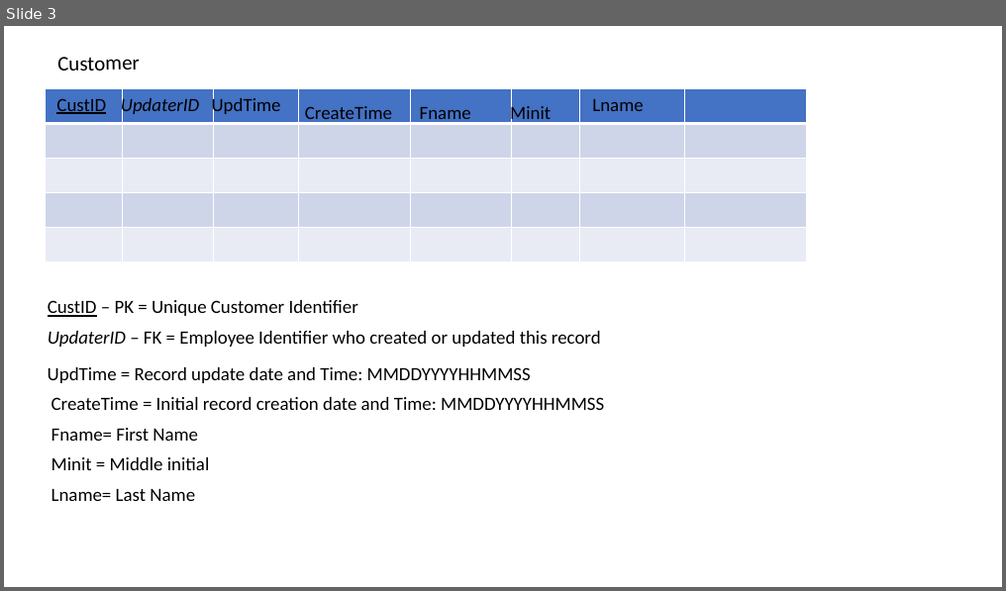
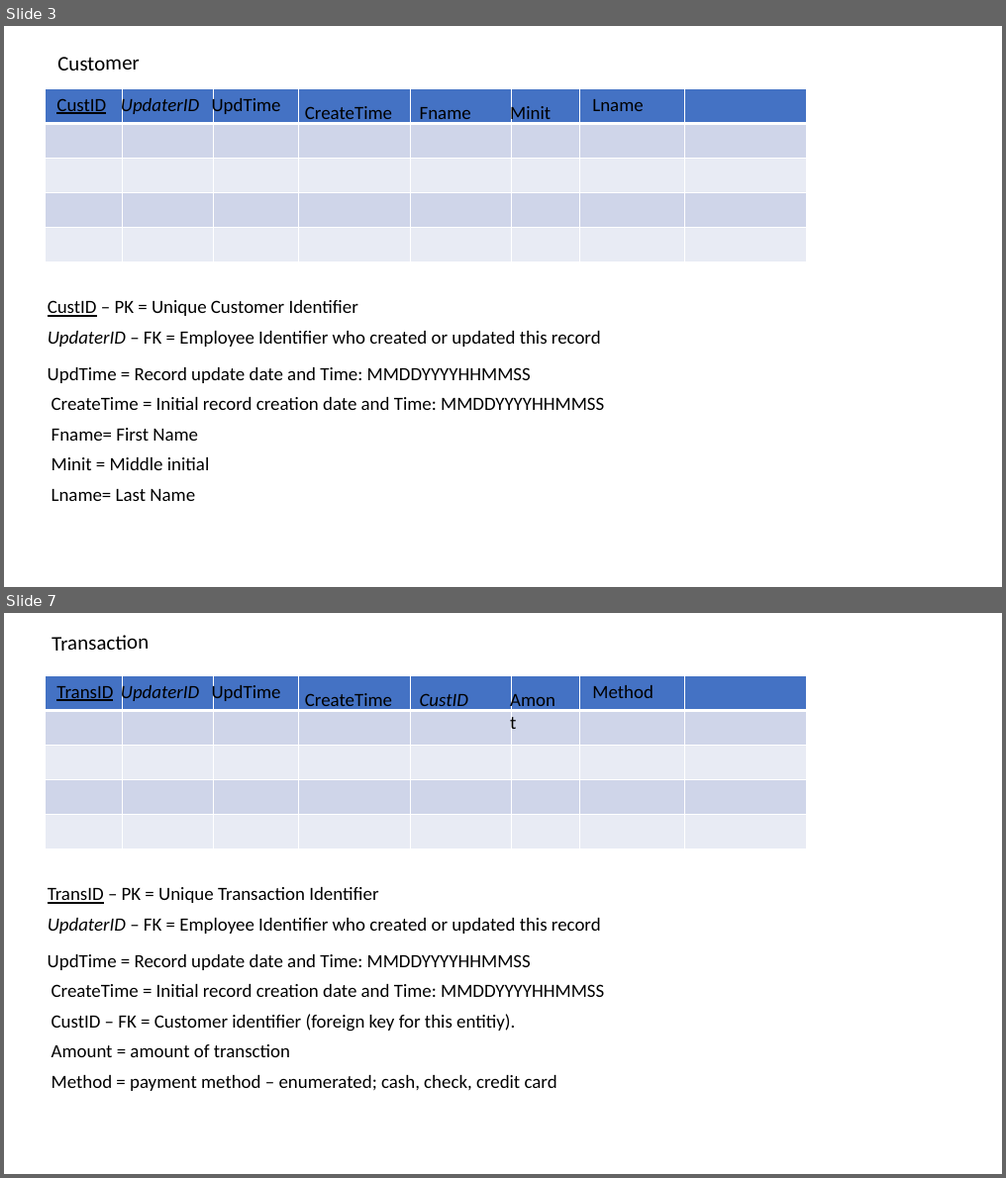
Before and after one commit to andrewroe/rosiessalon, a slide deck: RosieSalonDataModel.pptx. Shown one above the other, each under a label of ours: slide 3 before the commit, slides 3 and 7 after it; the slides between them are not shown. The pictures are 1006x591 and 1006x1178 pixels, drawn with LibreOffice and Linux fonts; fonts in the diff are those of the drawing. Boxes give left, top, right and bottom in pixels: in the first picture for what was removed or moved away, otherwise in the second. Text is boxed around its words. In the diff, an @@ line names an element or a change of style, - is before the commit and + after.

```diff
--- a/RosieSalonDataModel.pptx
+++ b/RosieSalonDataModel.pptx
@@ slide 7 added at bbox=[4, 613, 1002, 1174], background #FFFFFF @@
@@ text added at bbox=[52, 635, 149, 651], 20 pt, text #000000 @@
+Transaction
@@ table added at bbox=[46, 676, 806, 850], 5 rows, 8 columns @@
+ |  |  |  |  |  |  | 
+ |  |  |  |  |  |  | 
+ |  |  |  |  |  |  | 
+ |  |  |  |  |  |  | 
+ |  |  |  |  |  |  | 
@@ text added at bbox=[56, 686, 113, 701], 18 pt, text #000000, underline @@
+TransID
@@ text added at bbox=[121, 682, 199, 703], 18 pt, text #000000, italic @@
+UpdaterID
@@ text added at bbox=[212, 682, 281, 703], 18 pt, text #000000 @@
+UpdTime
@@ text added at bbox=[305, 693, 392, 711], 18 pt, text #000000 @@
+CreateTime
@@ text added at bbox=[420, 693, 468, 711], 18 pt, text #000000, italic @@
+CustID
@@ text added at bbox=[503, 684, 569, 738], 18 pt, text #000000 @@
+Amont
@@ text added at bbox=[592, 685, 653, 698], 18 pt, text #000000 @@
+Method
@@ text added at bbox=[48, 887, 378, 904], 18 pt, text #000000 @@
+TransID – PK = Unique Transaction Identifier
@@ text added at bbox=[48, 918, 601, 934], 18 pt, text #000000 @@
+UpdaterID – FK = Employee Identifier who created or updated this record
@@ text added at bbox=[48, 955, 531, 970], 18 pt, text #000000 @@
+UpdTime = Record update date and Time: MMDDYYYYHHMMSS
@@ text added at bbox=[52, 984, 604, 997], 18 pt, text #000000 @@
+CreateTime = Initial record creation date and Time: MMDDYYYYHHMMSS
@@ text added at bbox=[52, 1014, 515, 1032], 18 pt, text #000000 @@
+CustID – FK = Customer identifier (foreign key for this entitiy).
@@ text added at bbox=[52, 1045, 290, 1058], 18 pt, text #000000 @@
+Amount = amount of transction
@@ text added at bbox=[52, 1075, 557, 1091], 18 pt, text #000000 @@
+Method = payment method – enumerated; cash, check, credit card
```
Also in this commit, not shown: 2 slides changed, 7 other slides added.
